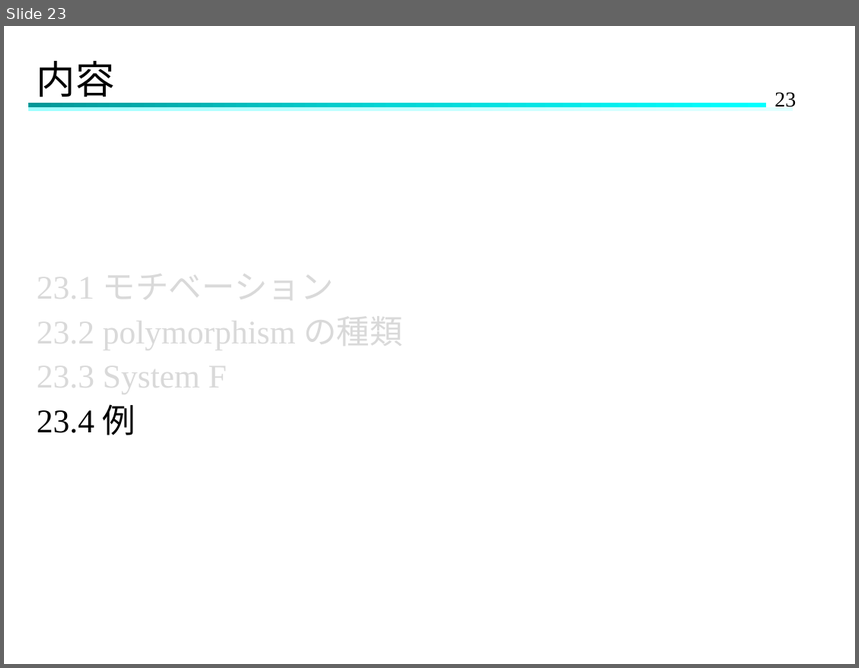
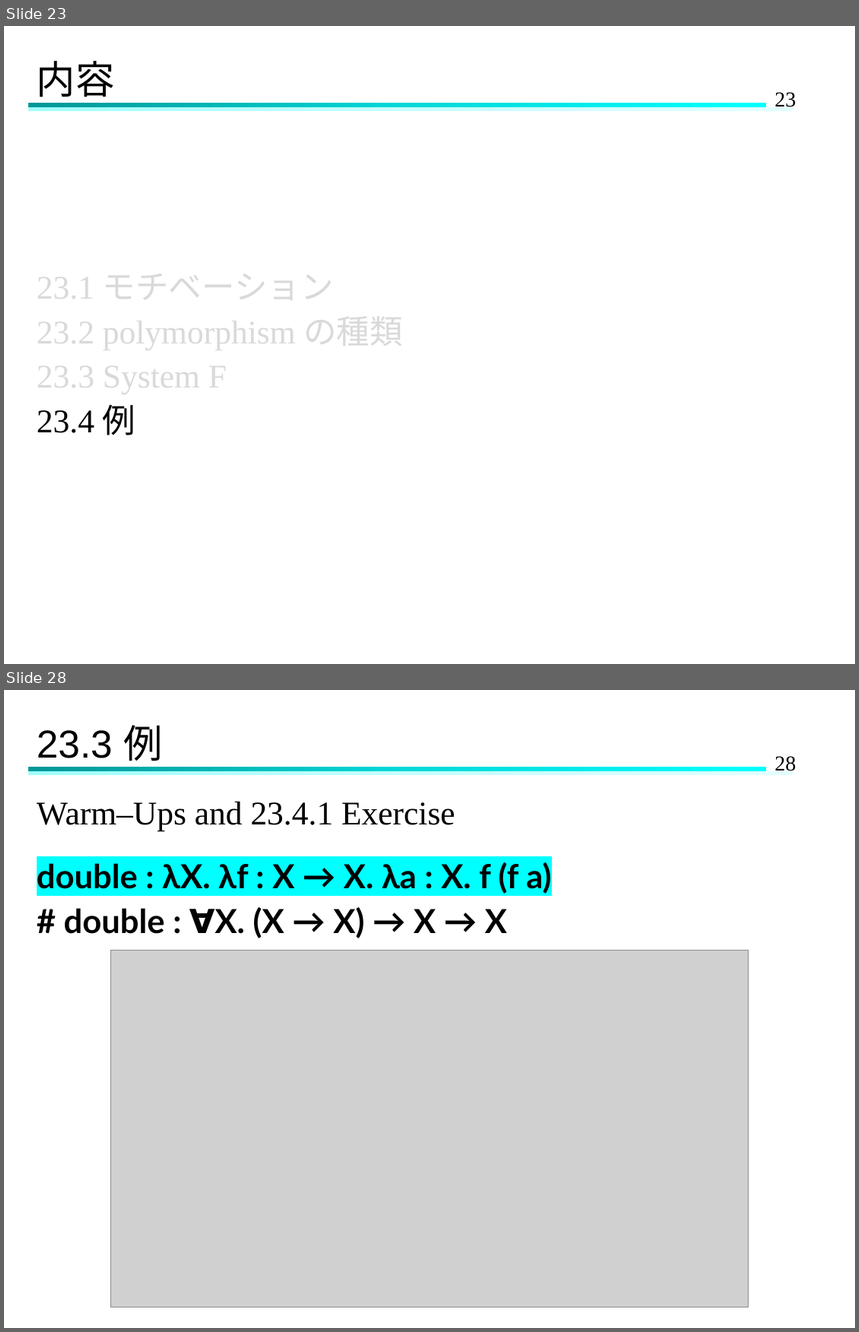
Before and after one commit to Hinata-Mikami/HinataMikami, a slide deck: 研究室関連/TAPL/TAPL-23.pptx. Shown one above the other, each under a label of ours: slide 23 before the commit, slides 23 and 28 after it; the slides between them are not shown. The pictures are 859x668 and 859x1332 pixels, drawn with LibreOffice and Linux fonts; fonts in the diff are those of the drawing; grey boxes stand for pictures. Boxes give left, top, right and bottom in pixels: in the first picture for what was removed or moved away, otherwise in the second. Text is boxed around its words. In the diff, an @@ line names an element or a change of style, - is before the commit and + after.

```diff
--- a/研究室関連/TAPL/TAPL-23.pptx
+++ b/研究室関連/TAPL/TAPL-23.pptx
@@ slide 28 added at box(4, 690, 855, 1328), background #FFFFFF; not listed: 3 template elements that a slide beside it also shows @@
@@ title added at box(37, 725, 162, 768), 33 pt, text #000000 @@
+23.3 例
@@ text added at box(37, 801, 551, 939), 28 pt, text #000000, bold @@
+Warm–Ups and 23.4.1 Exercise
+double : λX. λf : X → X. λa : X. f (f a)
+# double : ∀X. (X → X) → X → X
@@ picture added at box(111, 951, 749, 1307) @@
```
Also in this commit, not shown: 4 slides changed, 15 other slides added.
